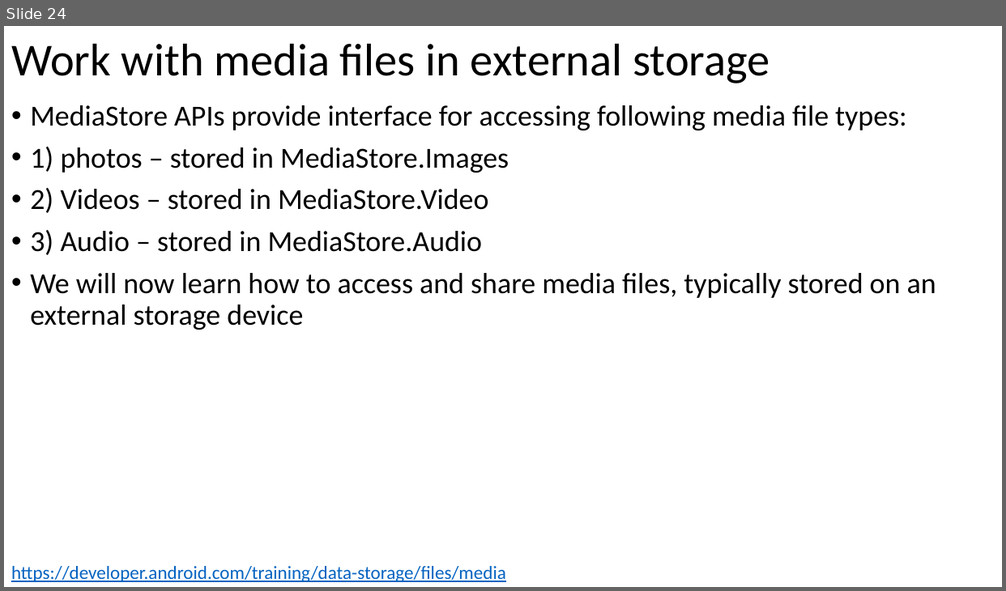
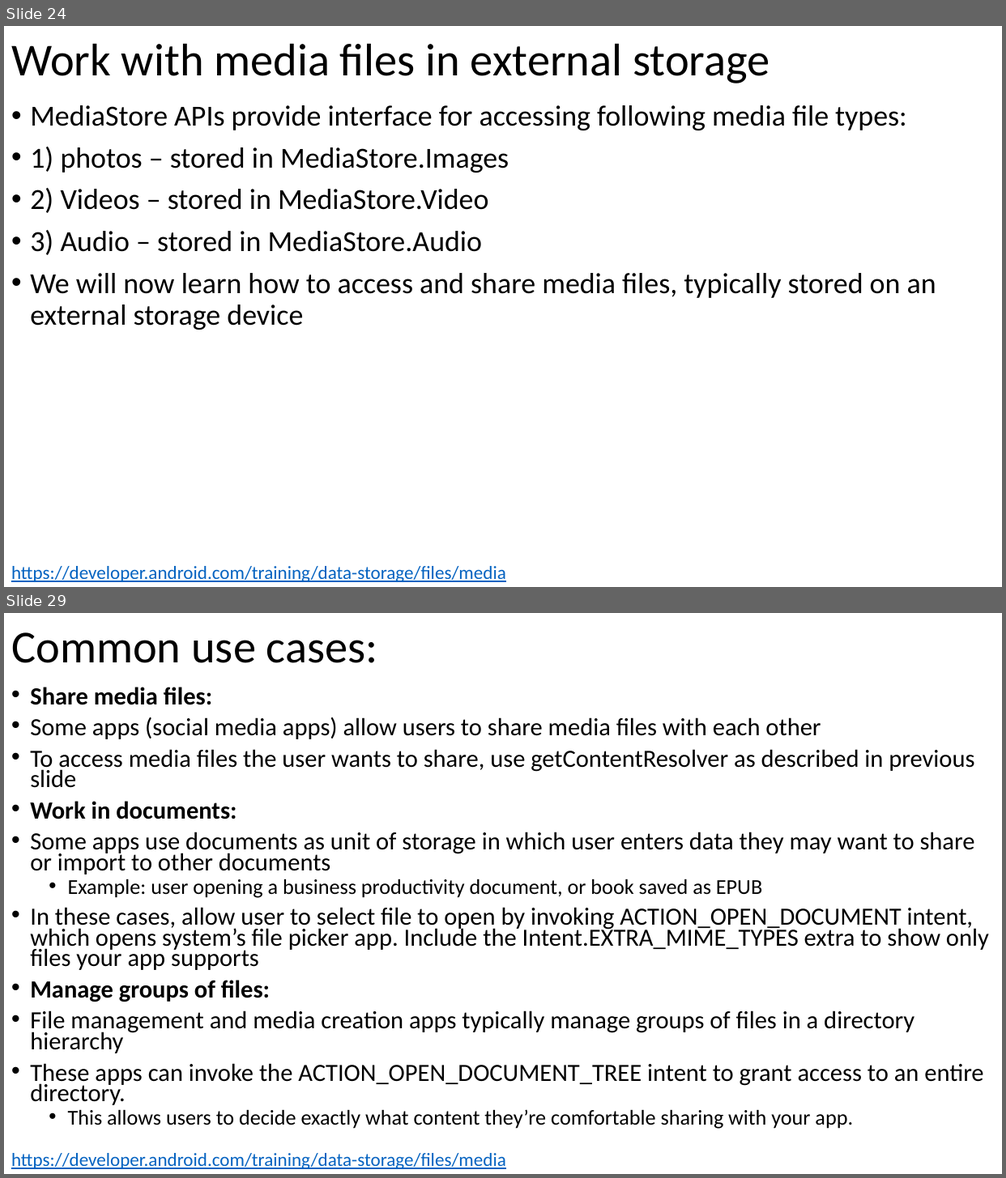
Before and after one commit to russellu/cs230, a slide deck: Lecture_11.pptx. Shown one above the other, each under a label of ours: slide 24 before the commit, slides 24 and 29 after it; the slides between them are not shown. The pictures are 1006x591 and 1006x1178 pixels, drawn with LibreOffice and Linux fonts; fonts in the diff are those of the drawing. Boxes give left, top, right and bottom in pixels: in the first picture for what was removed or moved away, otherwise in the second. Text is boxed around its words. In the diff, an @@ line names an element or a change of style, - is before the commit and + after.

```diff
--- a/Lecture_11.pptx
+++ b/Lecture_11.pptx
@@ slide 29 added at (4,613,1002,1174), background #FFFFFF @@
@@ title added at (11,632,378,663), 44 pt, text #000000 @@
+Common use cases:
@@ text added at (30,687,989,1129), 23.8 pt, text #000000 @@
+• Share media files:
+• Some apps (social media apps) allow users to share media files with each other
+• To access media files the user wants to share, use getContentResolver as described in previous slide
+• Work in documents:
+• Some apps use documents as unit of storage in which user enters data they may want to share or import to other documents
+  • Example: user opening a business productivity document, or book saved as EPUB
+• In these cases, allow user to select file to open by invoking ACTION_OPEN_DOCUMENT intent, which opens system’s file picker app. Include the Intent.EXTRA_MIME_TYPES extra to show only files your app supports
+• Manage groups of files:
+• File management and media creation apps typically manage groups of files in a directory hierarchy
+• These apps can invoke the ACTION_OPEN_DOCUMENT_TREE intent to grant access to an entire directory.
+  • This allows users to decide exactly what content they’re comfortable sharing with your app.
@@ text added at (11,1153,506,1169), 18 pt, text #0563C1, underline @@
+https://developer.android.com/training/data-storage/files/media
```
Also in this commit, not shown: 3 slides changed, 6 other slides added.
